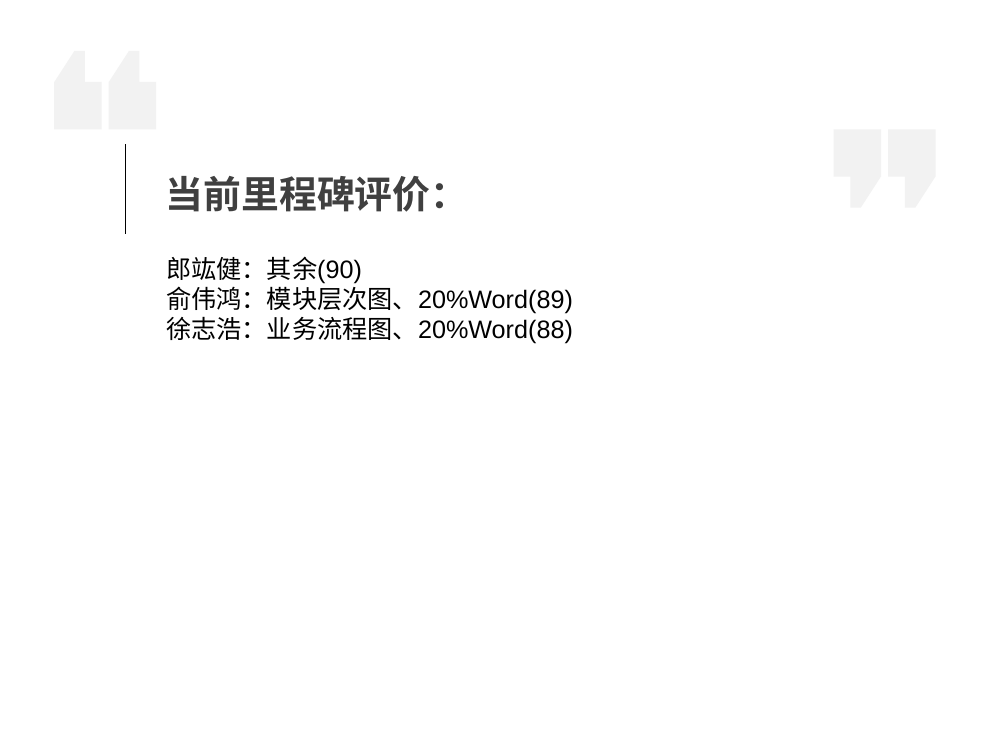
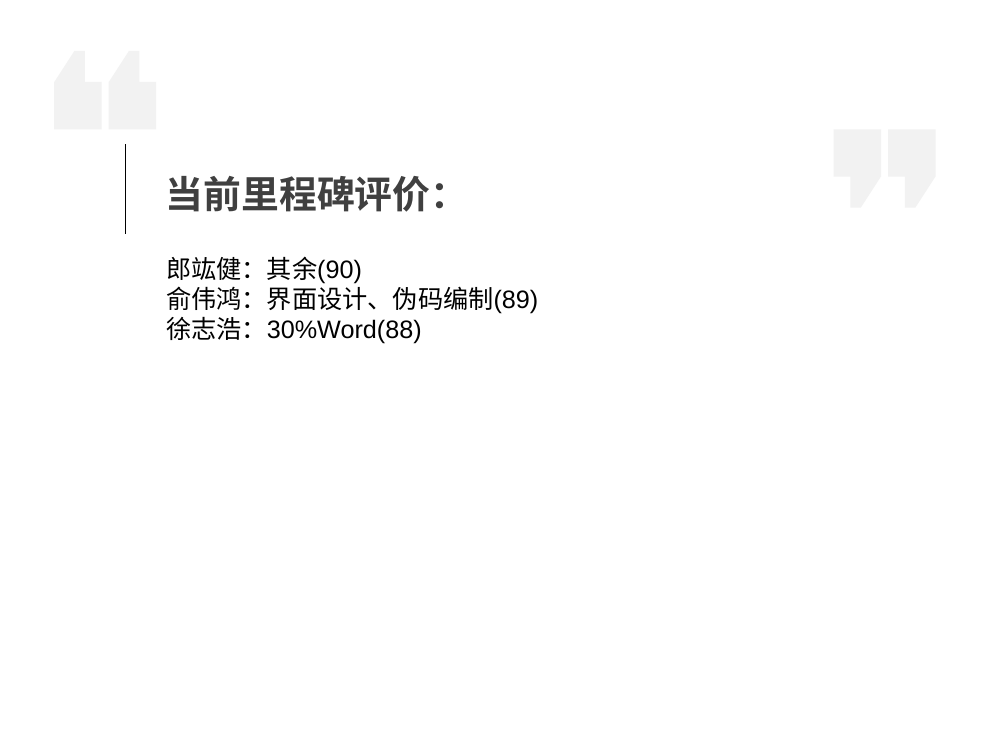
Before and after one commit to agukl/tankWar, a slide deck: slide 9 of 详细设计.pptx. Drawn at 1008x756 pixels with LibreOffice and Linux fonts; fonts in the diff are those of the drawing. Boxes give left, top, right and bottom in pixels: in the first picture for what was removed or moved away, otherwise in the second. Text is boxed around its words. In the diff, an @@ line names an element or a change of style, - is before the commit and + after.

```diff
--- a/详细设计.pptx
+++ b/详细设计.pptx
@@ text at [166,282,538,344]: text changed @@
-俞伟鸿：模块层次图、20%Word(89)
-徐志浩：业务流程图、20%Word(88)
+俞伟鸿：界面设计、伪码编制(89)
+徐志浩：30%Word(88)
```
Also in this commit, not shown: 3 other slides changed, 5 slides added, 5 slides removed, 1 other file.
